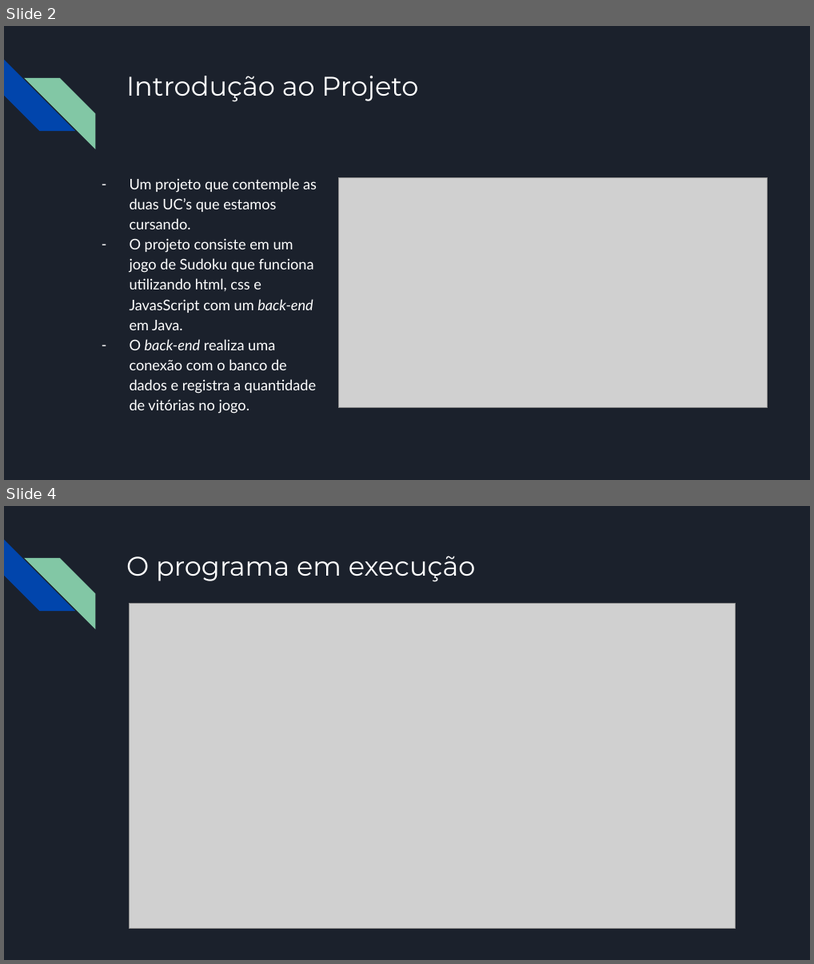
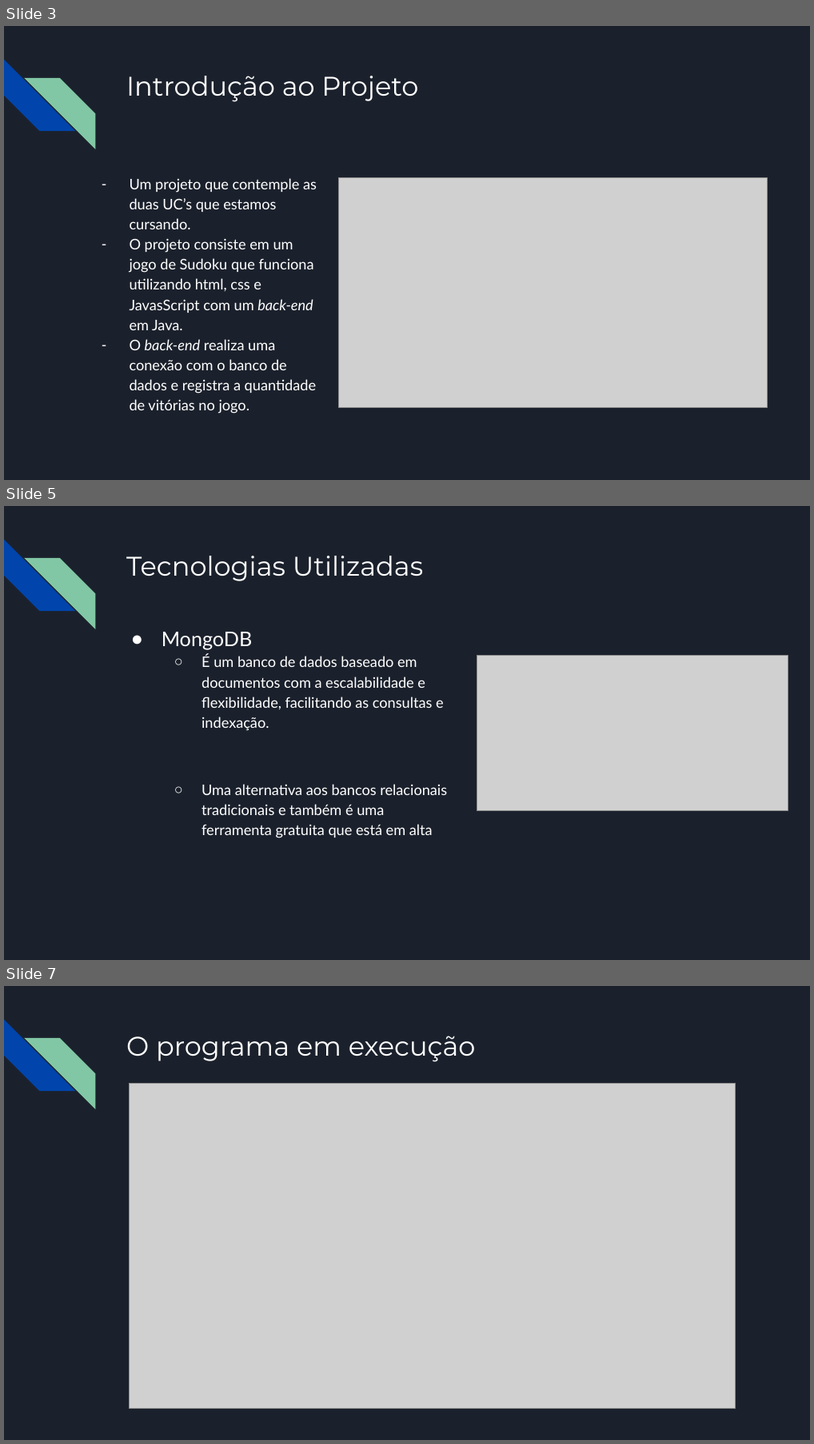
Before and after one commit to BeholderOTH/Projeto-A3---Java, a slide deck: Apresentação/Projeto A3 - SD.pptx. Shown one above the other, each under a label of ours: slides 2 and 4 before the commit, slides 3, 5 and 7 after it; the slides between them are not shown. The pictures are 814x964 and 814x1444 pixels, drawn with LibreOffice and Linux fonts; fonts in the diff are those of the drawing; grey boxes stand for pictures. Boxes give left, top, right and bottom in pixels: in the first picture for what was removed or moved away, otherwise in the second. Text is boxed around its words. In the diff, an @@ line names an element or a change of style, - is before the commit and + after.

```diff
--- a/Apresentação/Projeto A3 - SD.pptx
+++ b/Apresentação/Projeto A3 - SD.pptx
@@ slide 5 added at box(4, 506, 810, 960), background #1B212C; not listed: 2 template elements that a slide beside it also shows @@
@@ title added at box(126, 556, 423, 581), 24 pt, text #FFFFFF @@
+Tecnologias Utilizadas
@@ text added at box(162, 632, 447, 838), 13 pt, text #FFFFFF @@
+● MongoDB
+  ○ É um banco de dados baseado em documentos com a escalabilidade e flexibilidade, facilitando as consultas e indexação.
+  ○ Uma alternativa aos bancos relacionais tradicionais e também é uma ferramenta gratuita que está em alta
@@ picture added at box(478, 655, 788, 811) @@
@@ what was slide 2 is now slide 3 @@
@@ what was slide 4 is now slide 7 @@
```
Also in this commit, not shown: 1 slide changed, 3 other slides added.
